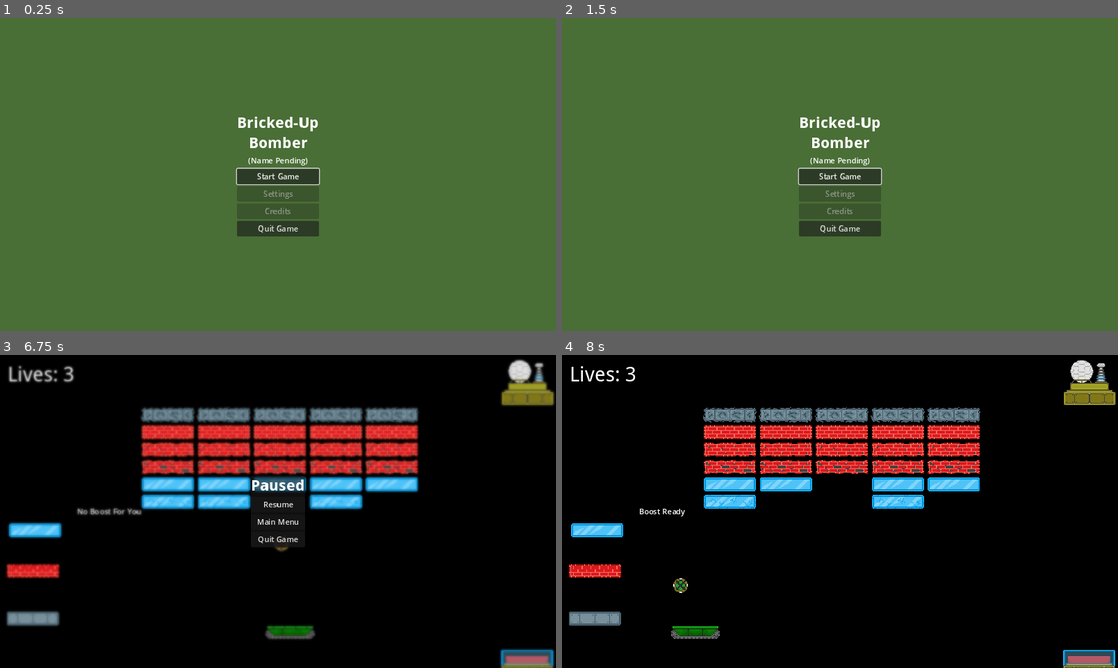
Above: before the commit, frames 1-4 (two rows, left to right).
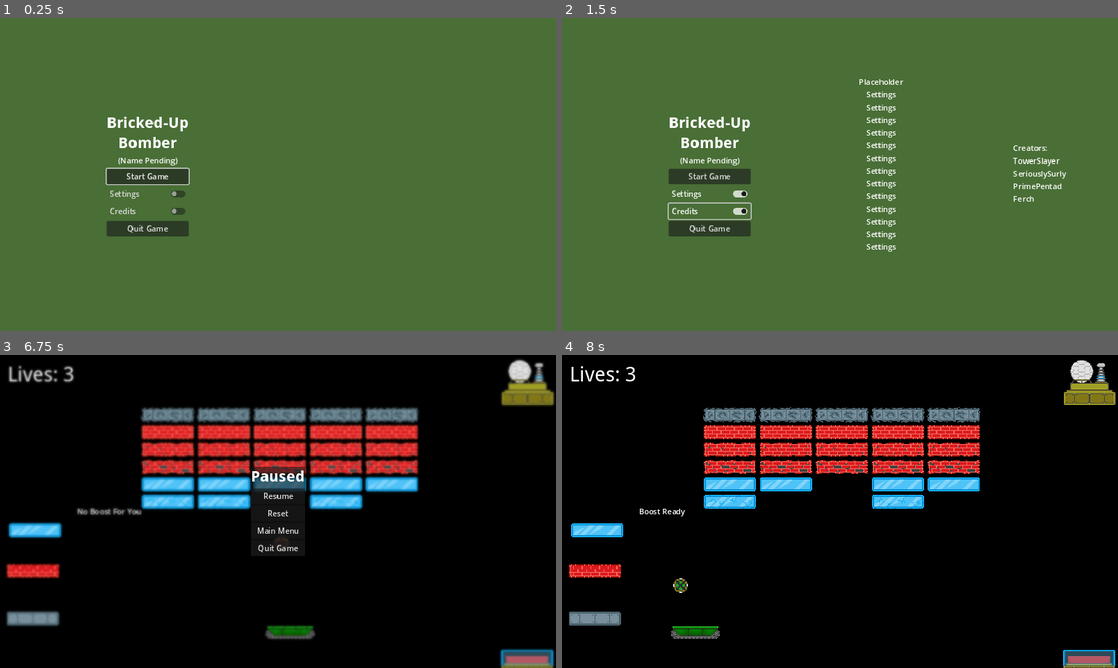
Above: after the commit, the same moments.

Repository: SpiceTower/PirateGameJam16
Game: Godot game, scene res://Scenes/main_menu.tscn
The game is run twice, just before and just after one commit, with the same random seed, the same clock (stepped at 60 frames per second) and the same inputs.
Inputs (mouse positions are in pixels of both pictures, inside the frame that each line leads up to):
- Up to frame 1 (0.25 s): no input
- Up to frame 2 (1.5 s): click (712, 193) at 0.5 s, where only the run after the commit has a clickable "Settings"; click (712, 212) at 1.25 s, where only the run after the commit has a clickable "Credits"
- Up to frame 3 (6.75 s): click "Start Game" at 2 s; tap Enter at 2.75 s; hold Right (Right) 2.78-3.53 s; hold Space (Start) 2.78-3.53 s; hold S (Down) 3.53-4.28 s; tap Space (Start) at 3.6, 5.1, 6.6 s; hold Right (Right) 4.28-5.03 s; hold Space (Start) 4.28-5.03 s; hold Up (Up) 5.03-5.78 s; hold Space (Start) 5.78-6.53 s; hold Left (Left) from 5.78 s (still down); tap Escape (Pause) at 6.4 s
- Up to frame 4 (8 s): release Left (Left) at 7.25 s; click "Resume" at 7.25 s

The runs differ from the first frame. In frame 1, 5.9% of the frame differs, in the area x 19-58%, y 31-70%; in frame 2, 6.9%, in the area x 19-91%, y 19-75%; in frame 3, 1.0%; in frame 4, nothing differs.
Error in both runs: Invalid access to property or key 'brick_destroyed' on a base object of type 'Nil'. (res://Scripts/brick.gd:59)

Commit message:
Menus: Settings and Credits toggle with placeholder functionality Dialog: all lines in place, with BackgroundProcess singleton in place to handle rebellion flags/life tracking RichTextLable with basic settings currently in place to handle dialog

Diff:
--- /dev/null
+++ b/Scenes/BackgroundProcess.tscn
@@ -0,0 +1,6 @@
+[gd_scene load_steps=2 format=3 uid="uid://yfhnuawouvlr"]
+
+[ext_resource type="Script" path="res://Scenes/background_process.gd" id="1_b322h"]
+
+[node name="Node2D" type="Node2D"]
+script = ExtResource("1_b322h")
--- a/Scenes/Level One.tscn
+++ b/Scenes/Level One.tscn
@@ -27,8 +27,9 @@
 [ext_resource type="PackedScene" uid="uid://cc1uwdntbwiol" path="res://Scenes/brick.tscn" id="25_chjdu"]
 [ext_resource type="PackedScene" uid="uid://cvm3xjlg1v6la" path="res://Scenes/button_brick.tscn" id="26_nr78e"]
 [ext_resource type="PackedScene" uid="uid://b8khkawdk30nh" path="res://Scenes/brick_brick.tscn" id="27_p2wpn"]
+[ext_resource type="FontFile" uid="uid://q11rtuxej8xe" path="res://Base Assets/droid-sans/DroidSans-Bold.ttf" id="28_if4ob"]
 [ext_resource type="PackedScene" uid="uid://opnquw31g6jp" path="res://Scenes/Talking Boss.tscn" id="30_58vui"]
-[ext_resource type="PackedScene" path="res://Scenes/pause_menu.tscn" id="30_b6me1"]
+[ext_resource type="PackedScene" uid="uid://cebjfyfut4tc" path="res://Scenes/pause_menu.tscn" id="30_b6me1"]
 [ext_resource type="Script" path="res://Scripts/signal_detector.gd" id="30_ye0w8"]
 [ext_resource type="AudioStream" uid="uid://c3o80jq7s3x4q" path="res://Sound/Level 1 (pre-final draft).mp3" id="31_5x0en"]
 [ext_resource type="PackedScene" uid="uid://cdrlvwdm7w7kv" path="res://Scenes/Text Box.tscn" id="31_p7r3r"]
@@ -85,6 +86,10 @@
 clip_15/stream = ExtResource("14_x6vyu")
 clip_15/auto_advance = 0
 
+[sub_resource type="Theme" id="Theme_2qfyn"]
+default_font = ExtResource("28_if4ob")
+default_font_size = 20
+
 [node name="LevelOne" type="Node" node_paths=PackedStringArray("detector")]
 script = ExtResource("1_hw6k5")
 detector = NodePath("SignalDetector")
@@ -93,7 +98,7 @@
 
 [node name="Paddle" parent="." node_paths=PackedStringArray("camera") instance=ExtResource("1_7t4kr")]
 position = Vector2(0, 250)
-speed = 100
+collision_mask = 5
 camera = NodePath("../Camera2D")
 
 [node name="UI" parent="." instance=ExtResource("3_fojje")]
@@ -153,6 +158,42 @@
 
 [node name="PauseMenu" parent="CanvasLayer" instance=ExtResource("30_b6me1")]
 
+[node name="Control" type="Control" parent="CanvasLayer"]
+layout_mode = 3
+anchor_left = 0.197
+anchor_top = 0.671
+anchor_right = 0.202
+anchor_bottom = 0.671
+offset_left = -226.944
+offset_top = -130.808
+offset_right = -192.704
+offset_bottom = -90.808
+grow_vertical = 2
+size_flags_vertical = 4
+
+[node name="DialogBox" type="RichTextLabel" parent="CanvasLayer/Control"]
+layout_mode = 1
+anchors_preset = -1
+anchor_left = 3.269
+anchor_top = 4.375
+anchor_right = 3.269
+anchor_bottom = 4.375
+offset_left = 15.24
+offset_right = 403.24
+offset_bottom = 145.0
+grow_vertical = 2
+size_flags_horizontal = 3
+theme = SubResource("Theme_2qfyn")
+theme_override_colors/font_outline_color = Color(0, 0, 0, 1)
+theme_override_colors/font_shadow_color = Color(0.28485, 0.28485, 0.28485, 1)
+theme_override_constants/outline_size = 10
+theme_override_constants/shadow_offset_y = 3
+theme_override_constants/shadow_offset_x = 3
+text = "TEST TEXT LET'S GO"
+scroll_active = false
+shortcut_keys_enabled = false
+visible_characters_behavior = 1
+
 [node name="LevelMusic" type="AudioStreamPlayer" parent="."]
 stream = ExtResource("31_5x0en")
 volume_db = -12.0
@@ -247,9 +288,15 @@
 [node name="Text Box" parent="." node_paths=PackedStringArray("detector") instance=ExtResource("31_p7r3r")]
 position = Vector2(13, 44)
 scale = Vector2(1.5, 1.5)
+animation = &"lvl 1 30%"
 detector = NodePath("../SignalDetector")
+
+[node name="YapTimer" type="Timer" parent="."]
+wait_time = 7.0
+one_shot = true
 
 [connection signal="life_start" from="B411" to="B411/BounceSound" method="_on_b_411_life_start"]
 [connection signal="life_start" from="B411" to="LevelMusic" method="_on_b_411_life_start"]
 [connection signal="paddle_hit" from="B411" to="Paddle" method="_on_b_411_paddle_hit"]
 [connection signal="timeout" from="B411/BounceSound/MusicTimer" to="B411/BounceSound" method="_on_music_timer_timeout"]
+[connection signal="timeout" from="YapTimer" to="." method="_on_yap_timer_timeout"]
--- a/Scenes/Level Three.tscn
+++ b/Scenes/Level Three.tscn
@@ -25,7 +25,8 @@
 [ext_resource type="Script" path="res://Scripts/Brick Spawner.gd" id="23_hde4i"]
 [ext_resource type="PackedScene" uid="uid://cc1uwdntbwiol" path="res://Scenes/brick.tscn" id="24_hbx22"]
 [ext_resource type="AudioStream" uid="uid://dgrept31hop3q" path="res://Sound/Music to make bad decisions to draft 1.mp3" id="25_rgh8a"]
-[ext_resource type="PackedScene" path="res://Scenes/pause_menu.tscn" id="26_x4vns"]
+[ext_resource type="FontFile" uid="uid://q11rtuxej8xe" path="res://Base Assets/droid-sans/DroidSans-Bold.ttf" id="26_potna"]
+[ext_resource type="PackedScene" uid="uid://cebjfyfut4tc" path="res://Scenes/pause_menu.tscn" id="26_x4vns"]
 [ext_resource type="Script" path="res://Scripts/level_music.gd" id="28_7ceb3"]
 [ext_resource type="PackedScene" uid="uid://b8khkawdk30nh" path="res://Scenes/brick_brick.tscn" id="29_vyuy4"]
 [ext_resource type="Script" path="res://Scripts/signal_detector.gd" id="30_illh1"]
@@ -86,6 +87,10 @@
 clip_15/stream = ExtResource("13_7hcfa")
 clip_15/auto_advance = 0
 
+[sub_resource type="Theme" id="Theme_17un6"]
+default_font = ExtResource("26_potna")
+default_font_size = 20
+
 [node name="LevelThree" type="Node" node_paths=PackedStringArray("detector")]
 script = ExtResource("1_te68l")
 detector = NodePath("SignalDetector")
@@ -142,6 +147,41 @@
 
 [node name="PauseMenu" parent="CanvasLayer" instance=ExtResource("26_x4vns")]
 
+[node name="Control" type="Control" parent="CanvasLayer"]
+layout_mode = 3
+anchor_left = 0.197
+anchor_top = 0.671
+anchor_right = 0.202
+anchor_bottom = 0.671
+offset_left = -226.944
+offset_top = -130.808
+offset_right = -192.704
+offset_bottom = -90.808
+grow_vertical = 2
+size_flags_vertical = 4
+
+[node name="DialogBox" type="RichTextLabel" parent="CanvasLayer/Control"]
+layout_mode = 1
+anchors_preset = -1
+anchor_left = 14.769
+anchor_right = 14.769
+offset_left = -1.76025
+offset_top = 1.0
+offset_right = 386.24
+offset_bottom = 146.0
+grow_vertical = 2
+size_flags_horizontal = 3
+theme = SubResource("Theme_17un6")
+theme_override_colors/font_outline_color = Color(0, 0, 0, 1)
+theme_override_colors/font_shadow_color = Color(0.286275, 0.286275, 0.286275, 1)
+theme_override_constants/outline_size = 10
+theme_override_constants/shadow_offset_y = 3
+theme_override_constants/shadow_offset_x = 3
+text = "TEST TEXT LET'S GO"
+scroll_active = false
+shortcut_keys_enabled = false
+visible_characters_behavior = 1
+
 [node name="LevelMusic" type="AudioStreamPlayer" parent="."]
 stream = ExtResource("25_rgh8a")
 volume_db = 2.2
@@ -278,6 +318,11 @@
 position = Vector2(0, 100)
 detector = NodePath("../SignalDetector")
 
+[node name="YapTimer" type="Timer" parent="."]
+wait_time = 7.0
+one_shot = true
+
 [connection signal="life_start" from="B411" to="B411/BounceSound" method="_on_b_411_life_start"]
 [connection signal="life_start" from="B411" to="LevelMusic" method="_on_b_411_life_start"]
 [connection signal="timeout" from="B411/BounceSound/MusicTimer" to="B411/BounceSound" method="_on_music_timer_timeout"]
+[connection signal="timeout" from="YapTimer" to="." method="_on_yap_timer_timeout"]
--- a/Scenes/Level Two.tscn
+++ b/Scenes/Level Two.tscn
@@ -29,12 +29,13 @@
 [ext_resource type="PackedScene" uid="uid://cc1uwdntbwiol" path="res://Scenes/brick.tscn" id="24_1g50a"]
 [ext_resource type="AudioStream" uid="uid://dopdnuuj01wa3" path="res://Sound/Bounce Sounds/D#6.mp3" id="24_e3qoa"]
 [ext_resource type="PackedScene" uid="uid://cvm3xjlg1v6la" path="res://Scenes/button_brick.tscn" id="25_tp7op"]
-[ext_resource type="PackedScene" path="res://Scenes/pause_menu.tscn" id="26_1afng"]
+[ext_resource type="PackedScene" uid="uid://cebjfyfut4tc" path="res://Scenes/pause_menu.tscn" id="26_1afng"]
 [ext_resource type="Script" path="res://Scripts/level_music.gd" id="28_03aei"]
 [ext_resource type="PackedScene" uid="uid://b8khkawdk30nh" path="res://Scenes/brick_brick.tscn" id="29_bwesq"]
 [ext_resource type="Script" path="res://Scripts/signal_detector.gd" id="30_ecab4"]
 [ext_resource type="AudioStream" uid="uid://7a5itgdscgxd" path="res://Sound/Level 2.mp3" id="30_hiofq"]
 [ext_resource type="PackedScene" uid="uid://bav7cqu6xjtn0" path="res://Scenes/Military_Brick.tscn" id="30_lp3oy"]
+[ext_resource type="FontFile" uid="uid://q11rtuxej8xe" path="res://Base Assets/droid-sans/DroidSans-Bold.ttf" id="31_o687k"]
 [ext_resource type="PackedScene" uid="uid://bndjanvlw6c1l" path="res://Scenes/Shield.tscn" id="31_qqyhq"]
 [ext_resource type="PackedScene" uid="uid://opnquw31g6jp" path="res://Scenes/Talking Boss.tscn" id="36_paw7m"]
 [ext_resource type="PackedScene" uid="uid://cdrlvwdm7w7kv" path="res://Scenes/Text Box.tscn" id="38_smcdp"]
@@ -99,6 +100,10 @@
 clip_18/stream = ExtResource("16_8ck40")
 clip_18/auto_advance = 0
 
+[sub_resource type="Theme" id="Theme_j62di"]
+default_font = ExtResource("31_o687k")
+default_font_size = 20
+
 [node name="LevelTwo" type="Node" node_paths=PackedStringArray("detector")]
 script = ExtResource("1_mdynj")
 detector = NodePath("SignalDetector")
@@ -107,6 +112,7 @@
 
 [node name="Paddle" parent="." node_paths=PackedStringArray("camera") instance=ExtResource("1_n0lfb")]
 position = Vector2(0, 250)
+collision_mask = 5
 camera = NodePath("../Camera2D")
 
 [node name="UI" parent="." instance=ExtResource("2_jsrbb")]
@@ -168,6 +174,42 @@
 
 [node name="PauseMenu" parent="CanvasLayer" instance=ExtResource("26_1afng")]
 
+[node name="Control" type="Control" parent="CanvasLayer"]
+layout_mode = 3
+anchor_left = 0.197
+anchor_top = 0.671
+anchor_right = 0.202
+anchor_bottom = 0.671
+offset_left = -226.944
+offset_top = -130.808
+offset_right = -192.704
+offset_bottom = -90.808
+grow_vertical = 2
+size_flags_vertical = 4
+
+[node name="DialogBox" type="RichTextLabel" parent="CanvasLayer/Control"]
+layout_mode = 1
+anchors_preset = -1
+anchor_left = 3.269
+anchor_top = 4.375
+anchor_right = 3.269
+anchor_bottom = 4.375
+offset_left = 15.24
+offset_right = 403.24
+offset_bottom = 145.0
+grow_vertical = 2
+size_flags_horizontal = 3
+theme = SubResource("Theme_j62di")
+theme_override_colors/font_outline_color = Color(0, 0, 0, 1)
+theme_override_colors/font_shadow_color = Color(0.286275, 0.286275, 0.286275, 1)
+theme_override_constants/outline_size = 10
+theme_override_constants/shadow_offset_y = 3
+theme_override_constants/shadow_offset_x = 3
+text = "TEST TEXT LET'S GO"
+scroll_active = false
+shortcut_keys_enabled = false
+visible_characters_behavior = 1
+
 [node name="LevelMusic" type="AudioStreamPlayer" parent="."]
 stream = ExtResource("30_hiofq")
 volume_db = -12.0
@@ -279,6 +321,11 @@
 position = Vector2(0, 100)
 detector = NodePath("../SignalDetector")
 
+[node name="YapTimer" type="Timer" parent="."]
+wait_time = 7.0
+one_shot = true
+
 [connection signal="life_start" from="B411" to="B411/BounceSound" method="_on_b_411_life_start"]
 [connection signal="life_start" from="B411" to="LevelMusic" method="_on_b_411_life_start"]
 [connection signal="timeout" from="B411/BounceSound/MusicTimer" to="B411/BounceSound" method="_on_music_timer_timeout"]
+[connection signal="timeout" from="YapTimer" to="." method="_on_yap_timer_timeout"]
--- /dev/null
+++ b/Scenes/background_process.gd
@@ -0,0 +1,37 @@
+extends Node2D
+
+
+var lives = 0
+var rebel1 = false
+var rebel2 = false
+
+# Called when the node enters the scene tree for the first time.
+func _ready():
+	pass # Replace with function body.
+
+# Called every frame. 'delta' is the elapsed time since the previous frame.
+func _process(delta):
+	pass
+
+func reset_bgp():
+	lives = 0
+	rebel1 = false
+	rebel2 = false
+
+func first_rebel():
+	rebel1 = true
+
+func get_rebel_one():
+	return rebel1
+
+func second_rebel():
+	rebel2 = true
+
+func get_rebel_two():
+	return rebel2
+
+func extra_life():
+	lives += 1
+
+func get_lives():
+	return lives
--- a/Scenes/main_menu.tscn
+++ b/Scenes/main_menu.tscn
@@ -27,15 +27,15 @@
 
 [node name="VBoxContainer" type="VBoxContainer" parent="."]
 layout_mode = 1
-anchors_preset = 8
-anchor_left = 0.5
+anchors_preset = -1
+anchor_left = 0.251
 anchor_top = 0.5
-anchor_right = 0.5
+anchor_right = 0.251
 anchor_bottom = 0.5
-offset_left = -20.0
-offset_top = -20.0
-offset_right = 20.0
-offset_bottom = 20.0
+offset_left = -68.152
+offset_top = -123.0
+offset_right = 101.848
+offset_bottom = 123.0
 grow_horizontal = 2
 grow_vertical = 2
 
@@ -57,20 +57,16 @@
 focus_neighbor_bottom = NodePath("../SettingsButton")
 text = "Start Game"
 
-[node name="SettingsButton" type="Button" parent="VBoxContainer"]
+[node name="SettingsButton" type="CheckButton" parent="VBoxContainer"]
 layout_mode = 2
-tooltip_text = "TODO"
 focus_neighbor_top = NodePath("../StartButton")
 focus_neighbor_bottom = NodePath("../CreditsButton")
-disabled = true
 text = "Settings"
 
-[node name="CreditsButton" type="Button" parent="VBoxContainer"]
+[node name="CreditsButton" type="CheckButton" parent="VBoxContainer"]
 layout_mode = 2
-tooltip_text = "TODO"
 focus_neighbor_top = NodePath("../SettingsButton")
 focus_neighbor_bottom = NodePath("../QuitButton")
-disabled = true
 text = "Credits"
 
 [node name="QuitButton" type="Button" parent="VBoxContainer"]
@@ -79,5 +75,59 @@
 focus_neighbor_bottom = NodePath("../StartButton")
 text = "Quit Game"
 
+[node name="Credits" type="Label" parent="."]
+layout_mode = 1
+anchors_preset = 11
+anchor_left = 1.0
+anchor_right = 1.0
+anchor_bottom = 1.0
+offset_left = -217.0
+offset_right = -107.0
+grow_horizontal = 0
+grow_vertical = 2
+text = "Creators:
+TowerSlayer
+SeriouslySurly
+PrimePentad
+Ferch"
+vertical_alignment = 1
+
+[node name="SettingsBox" type="VBoxContainer" parent="."]
+layout_mode = 1
+anchors_preset = -1
+anchor_left = 0.407986
+anchor_top = 0.187
+anchor_right = 0.740986
+anchor_bottom = 0.827
+offset_left = -1.0
+offset_top = -0.176003
+offset_right = 0.383911
+offset_bottom = 0.104004
+grow_horizontal = 0
+grow_vertical = 2
+metadata/_edit_use_anchors_ = true
+
+[node name="Label" type="Label" parent="SettingsBox"]
+layout_mode = 2
+text = "Placeholder
+Settings
+Settings
+Settings
+Settings
+Settings
+Settings
+Settings
+Settings
+Settings
+Settings
+Settings
+Settings
+Settings"
+horizontal_alignment = 1
+
 [connection signal="pressed" from="VBoxContainer/StartButton" to="." method="_on_start_button_pressed"]
+[connection signal="pressed" from="VBoxContainer/SettingsButton" to="." method="_on_settings_button_pressed"]
+[connection signal="toggled" from="VBoxContainer/SettingsButton" to="." method="_on_settings_button_toggled"]
+[connection signal="pressed" from="VBoxContainer/CreditsButton" to="." method="_on_credits_button_pressed"]
+[connection signal="toggled" from="VBoxContainer/CreditsButton" to="." method="_on_credits_button_toggled"]
 [connection signal="pressed" from="VBoxContainer/QuitButton" to="." method="_on_quit_button_pressed"]
--- a/Scenes/pause_menu.tscn
+++ b/Scenes/pause_menu.tscn
@@ -176,8 +176,14 @@
 [node name="ResumeButton" type="Button" parent="PanelContainer/VBoxContainer"]
 layout_mode = 2
 focus_neighbor_top = NodePath("../QuitButton")
+focus_neighbor_bottom = NodePath("../ResetButton")
+text = "Resume"
+
+[node name="ResetButton" type="Button" parent="PanelContainer/VBoxContainer"]
+layout_mode = 2
+focus_neighbor_top = NodePath("../ResumeButton")
 focus_neighbor_bottom = NodePath("../MainMenuButton")
-text = "Resume"
+text = "Reset"
 
 [node name="MainMenuButton" type="Button" parent="PanelContainer/VBoxContainer"]
 layout_mode = 2
@@ -197,5 +203,6 @@
 }
 
 [connection signal="pressed" from="PanelContainer/VBoxContainer/ResumeButton" to="." method="_on_resume_button_pressed"]
+[connection signal="pressed" from="PanelContainer/VBoxContainer/ResetButton" to="." method="_on_reset_button_pressed"]
 [connection signal="pressed" from="PanelContainer/VBoxContainer/MainMenuButton" to="." method="_on_main_menu_button_pressed"]
 [connection signal="pressed" from="PanelContainer/VBoxContainer/QuitButton" to="." method="_on_quit_button_pressed"]
--- a/Scripts/level_one.gd
+++ b/Scripts/level_one.gd
@@ -3,7 +3,11 @@
 @export var detector: Detector
 @export var total_bricks = 15
 
+@onready var dialog_box: RichTextLabel = $CanvasLayer/Control/DialogBox
+
 var glass_health = 2
+var tween
+var text_duration = 0.0
 
 signal brick_destroyed
 signal talk_trigger
@@ -14,26 +18,52 @@
 	detector.brick_destroyed.connect(bricks_remaining)
 	detector.button_press.connect(end_level_button)
 	detector.button_glass.connect(glass_break)
+	dialog_box.visible_ratio = 0.0
 
 func bricks_remaining():
 	total_bricks = total_bricks - 1
 	print(total_bricks)
 	if total_bricks == 10:
-		detector.talk_trigger.emit("lvl 1 30%")
+		dialog_box.text = "I can almost smell that freedom already!"
+		yap()
+		#detector.talk_trigger.emit("lvl 1 30%")
 	if total_bricks == 5:
-		detector.talk_trigger.emit("lvl 1 60%")
+		dialog_box.text = "Wow, you’re on fire! Better not come near me, har har har!"
+		yap()
+		#detector.talk_trigger.emit("lvl 1 60%")
 	if total_bricks == 0:
 		end_level_bricks()
 
 func end_level_button():
-	detector.talk_trigger.emit("lvl one button")
+	dialog_box.text = "No, that’s not supposed to- AAAAAHHHHH!!!"
+	yap()
+	#detector.talk_trigger.emit("lvl one button")
 
 func end_level_bricks():
-	detector.talk_trigger.emit("lvl one bricks")
+	pass
+	#detector.talk_trigger.emit("lvl one bricks")
 
 func glass_break():
 	glass_health = glass_health -1
 	if glass_health == 1:
-		detector.talk_trigger.emit("lvl one crack glass")
+		dialog_box.text = "Is that the sound of them cracking under the pressure?"
+		yap()
+		#detector.talk_trigger.emit("lvl one crack glass")
 	if glass_health == 0:
-		detector.talk_trigger.emit("lvl one break glass")
+		dialog_box.text = "I love the sound of broken glass and dreams in the- wait a minute…"
+		yap()
+		#detector.talk_trigger.emit("lvl one break glass")
+
+func yap():
+	text_duration = dialog_box.text.length() / 30.0
+	$"Talking Boss".start_talk()
+	if tween:
+		tween.kill()
+	tween = create_tween()
+	tween.tween_property(dialog_box, "visible_ratio", 1.0, text_duration)
+	tween.finished
+	$YapTimer.start()
+
+func _on_yap_timer_timeout():
+	dialog_box.visible_ratio = 0.0
+	$"Talking Boss".stop_talk()
--- a/Scripts/level_three.gd
+++ b/Scripts/level_three.gd
@@ -3,6 +3,8 @@
 @export var detector: Detector
 @export var total_bricks = 19
 @export var total_generators = 2
+
+@onready var dialog_box: RichTextLabel = $CanvasLayer/Control/DialogBox
 
 signal brick_destroyed
 signal talk_trigger
@@ -10,32 +12,57 @@
 signal evil_throw
 
 var evil_balls_thrown = 0
+var tween
+var text_duration = 0.0
 
 func _ready() -> void:
 	detector.brick_destroyed.connect(bricks_remaining)
 	detector.boss_death.connect(win_the_game)
 	detector.evil_throw.connect(evil_ball)
+	dialog_box.visible_ratio = 0.0
 
 func bricks_remaining():
 	total_bricks = total_bricks - 1
 	print(total_bricks)
 	if total_bricks == 12:
-		detector.talk_trigger.emit("lvl 3 30%")
+		dialog_box.text = "Those precious bricks of yours? Your final lifeline!"
+		yap()
+		#detector.talk_trigger.emit("lvl 3 30%")
 	if total_bricks == 6:
-		detector.talk_trigger.emit("lvl 3 60%")
+		dialog_box.text = "These shades? So I never have to look away from all the explosions, har har har!"
+		yap()
+		#detector.talk_trigger.emit("lvl 3 60%")
 	if total_bricks == 0:
 		end_level_bricks()
 
 func end_level_bricks():
-	detector.talk_trigger.emit("lvl three bricks")
+	dialog_box.text = "You penniless fools thought this advanced program and special B411 title meant something? Your arrogance and belief in a ‘greater good’ are your downfall. Be awed by the brilliance of my grand victory!"
+	yap()
+	#detector.talk_trigger.emit("lvl three bricks")
 
 func win_the_game():
-	detector.talk_trigger.emit("Win The Game")
+	dialog_box.text = "I can’t believe it! Your idealism doesn’t generate profit. Your compassion doesn’t bring new investors. How? How could this happen? UGHHHH."
+	yap()
+	#detector.talk_trigger.emit("Win The Game")
 
 func evil_ball():
 	evil_balls_thrown = evil_balls_thrown + 1
 	if evil_balls_thrown == 1:
-		detector.talk_trigger.emit("first evil ball")
+		dialog_box.text = "I knew we should have deployed a more… “cooperative” agent."
+		yap()
+		#detector.talk_trigger.emit("first evil ball")
 	if evil_balls_thrown == 4:
-		detector.talk_trigger.emit("evil ball thrown")
+		#detector.talk_trigger.emit("evil ball thrown")
 		evil_balls_thrown = 1
+
+func yap():
+	text_duration = dialog_box.text.length() / 30.0
+	if tween:
+		tween.kill()
+	tween = create_tween()
+	tween.tween_property(dialog_box, "visible_ratio", 1.0, text_duration)
+	tween.finished
+	$YapTimer.start()
+
+func _on_yap_timer_timeout():
+	dialog_box.visible_ratio = 0.0
--- a/Scripts/level_two.gd
+++ b/Scripts/level_two.gd
@@ -3,6 +3,11 @@
 @export var detector: Detector
 @export var total_bricks = 15
 @export var total_generators = 2
+
+@onready var dialog_box: RichTextLabel = $CanvasLayer/Control/DialogBox
+
+var tween
+var text_duration = 0.0
 
 signal brick_destroyed
 signal talk_trigger
@@ -13,13 +18,24 @@
 	detector.brick_destroyed.connect(bricks_remaining)
 	detector.button_press.connect(end_level_button)
 	detector.generator_destroyed.connect(generators_remaining)
+	dialog_box.visible_ratio = 0.0
 
 func bricks_remaining():
 	total_bricks = total_bricks - 1
 	if total_bricks == 10:
-		detector.talk_trigger.emit("lvl 2 30%")
+		if BackgroundProcess.get_rebel_one() == false:
+			dialog_box.text = "I can just see those glorious profits now!"
+		else:
+			dialog_box.text = "You should make peace with destruction!"
+		yap()
+		#detector.talk_trigger.emit("lvl 2 30%")
 	if total_bricks == 5:
-		detector.talk_trigger.emit("lvl 2 60%")
+		if BackgroundProcess.get_rebel_one() == false:
+			dialog_box.text = "More bang, more buck, har har har!"
+		else:
+			dialog_box.text = "See? I told them you weren’t a complete failure, har har har!"
+		yap()
+		#detector.talk_trigger.emit("lvl 2 60%")
 	if total_bricks == 0:
 		end_level_bricks()
 
@@ -27,12 +43,39 @@
 	total_generators = total_generators -1
 #	print(total_generators)
 	if total_generators == 1:
-		detector.talk_trigger.emit("lvl two 1st generator destroyed")
+		if BackgroundProcess.get_rebel_one() == false:
+			dialog_box.text = "System failure? But how?"
+		else:
+			dialog_box.text = "A generator? Down!? Impossible!"
+		yap()
+		#detector.talk_trigger.emit("lvl two 1st generator destroyed")
 	if total_generators == 0:
-		detector.talk_trigger.emit("lvl two 2nd generator destroyed")
+		if BackgroundProcess.get_rebel_one() == false:
+			dialog_box.text = "Don’t do this! Think of the profits!"
+		else:
+			dialog_box.text = "By all that is lucrative… You wouldn’t…"
+		yap()
+		#detector.talk_trigger.emit("lvl two 2nd generator destroyed")
 
 func end_level_button():
-	detector.talk_trigger.emit("lvl two button")
+	dialog_box.text = "You’ve made a grave mistake, and a terrible enemy this day. B.411, you FOOL!"
+	yap()
+	#detector.talk_trigger.emit("lvl two button")
 
 func end_level_bricks():
-	detector.talk_trigger.emit("lvl two bricks")
+	pass
+	#detector.talk_trigger.emit("lvl two bricks")
+
+func yap():
+	text_duration = dialog_box.text.length() / 30.0
+	$"Talking Boss".start_talk()
+	if tween:
+		tween.kill()
+	tween = create_tween()
+	tween.tween_property(dialog_box, "visible_ratio", 1.0, text_duration)
+	tween.finished
+	$YapTimer.start()
+
+func _on_yap_timer_timeout():
+	dialog_box.visible_ratio = 0.0
+	$"Talking Boss".stop_talk()
--- a/Scripts/main_menu.gd
+++ b/Scripts/main_menu.gd
@@ -2,6 +2,12 @@
 
 func _ready():
 	$VBoxContainer/StartButton.grab_focus()
+	$Credits.hide()
+	$SettingsBox.hide()
+	#var grp = ButtonGroup.new()
+	#$VBoxContainer/SettingsButton.group = grp
+	#$VBoxContainer/CreditsButton.group = grp
+
 
 func _process(delta):
 	pass
@@ -13,3 +19,17 @@
 
 func _on_quit_button_pressed():
 	get_tree().quit()
+
+
+func _on_settings_button_toggled(toggled_on):
+	if toggled_on:
+		$SettingsBox.show()
+	else:
+		$SettingsBox.hide()
+
+
+func _on_credits_button_toggled(toggled_on):
+	if toggled_on:
+		$Credits.show()
+	else:
+		$Credits.hide()
--- a/Scripts/pause_menu.gd
+++ b/Scripts/pause_menu.gd
@@ -37,3 +37,8 @@
 
 func _process(delta):
 	_on_pause_pressed()
+
+
+func _on_reset_button_pressed():
+	resume()
+	get_tree().reload_current_scene()
--- a/project.godot
+++ b/project.godot
@@ -14,6 +14,10 @@
 run/main_scene="res://Scenes/main_menu.tscn"
 config/features=PackedStringArray("4.3", "Forward Plus")
 config/icon="res://icon.svg"
+
+[autoload]
+
+BackgroundProcess="*res://Scenes/BackgroundProcess.tscn"
 
 [display]
 
Not shown: 1 places in Scenes/Level One.tscn that only renumber resources
Not shown: 1 places in Scenes/Level Three.tscn that only renumber resources
Not shown: 1 places in Scenes/Level Two.tscn that only renumber resources
Not shown: 1 places in Scenes/main.tscn that only renumber resources
